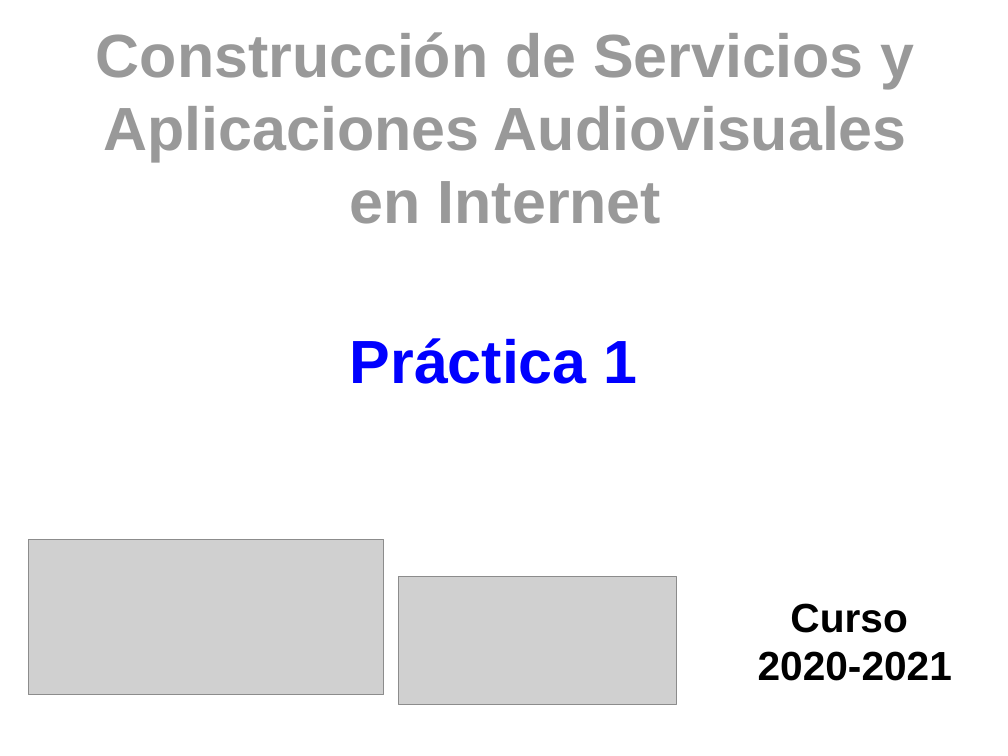
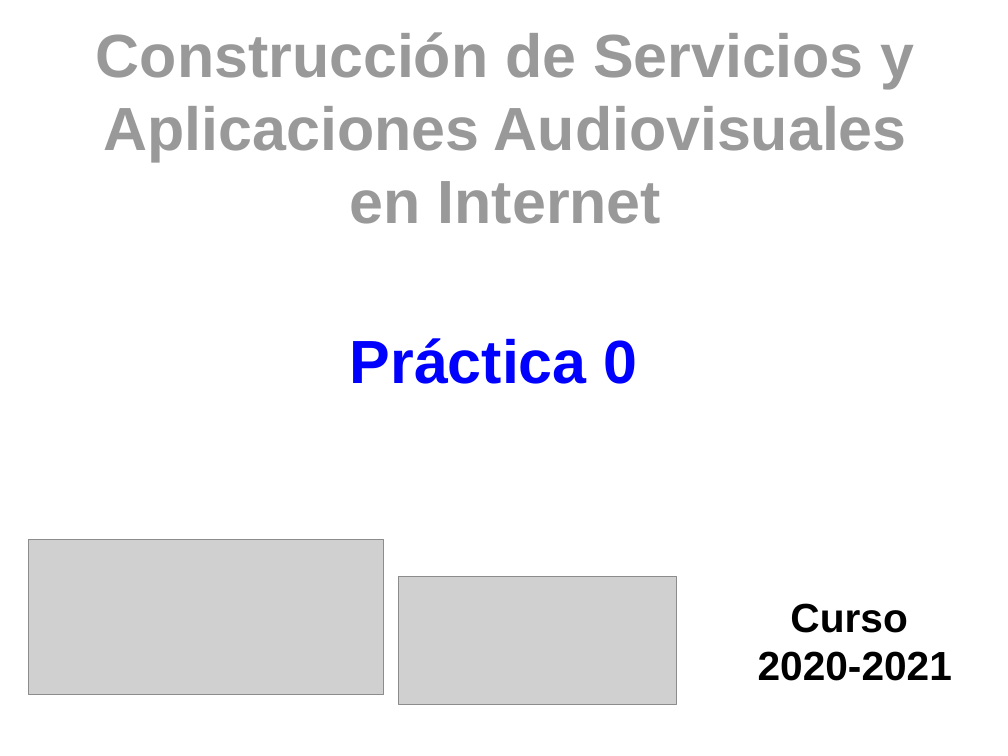
Before and after one commit to myTeachingURJC/2020-2021-CSAAI, a slide deck: slide 1 of L01/Portada/Portada.odp. Drawn at 1008x756 pixels with LibreOffice and Linux fonts; fonts in the diff are those of the drawing; grey boxes stand for pictures. Boxes give left, top, right and bottom in pixels: in the first picture for what was removed or moved away, otherwise in the second. Text is boxed around its words. In the diff, an @@ line names an element or a change of style, - is before the commit and + after.

```diff
--- a/L01/Portada/Portada.odp
+++ b/L01/Portada/Portada.odp
@@ title at (350, 338, 638, 384): text changed @@
-Práctica 1
+Práctica 0
```
Also in this commit, not shown: 1 other file.
